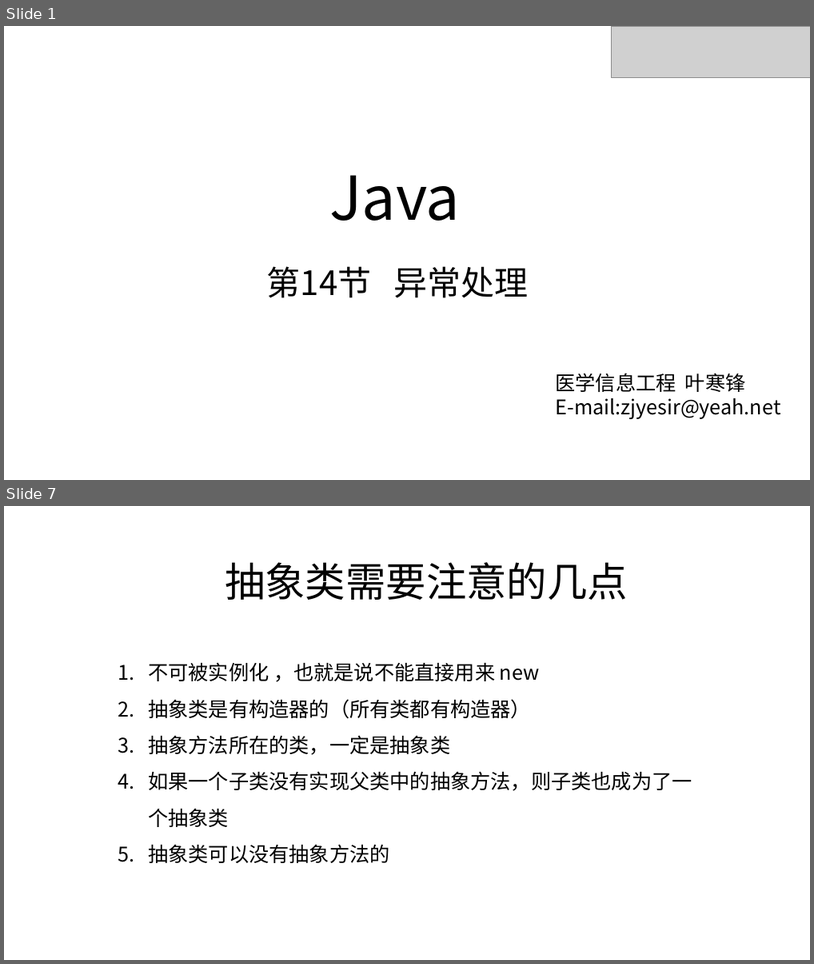
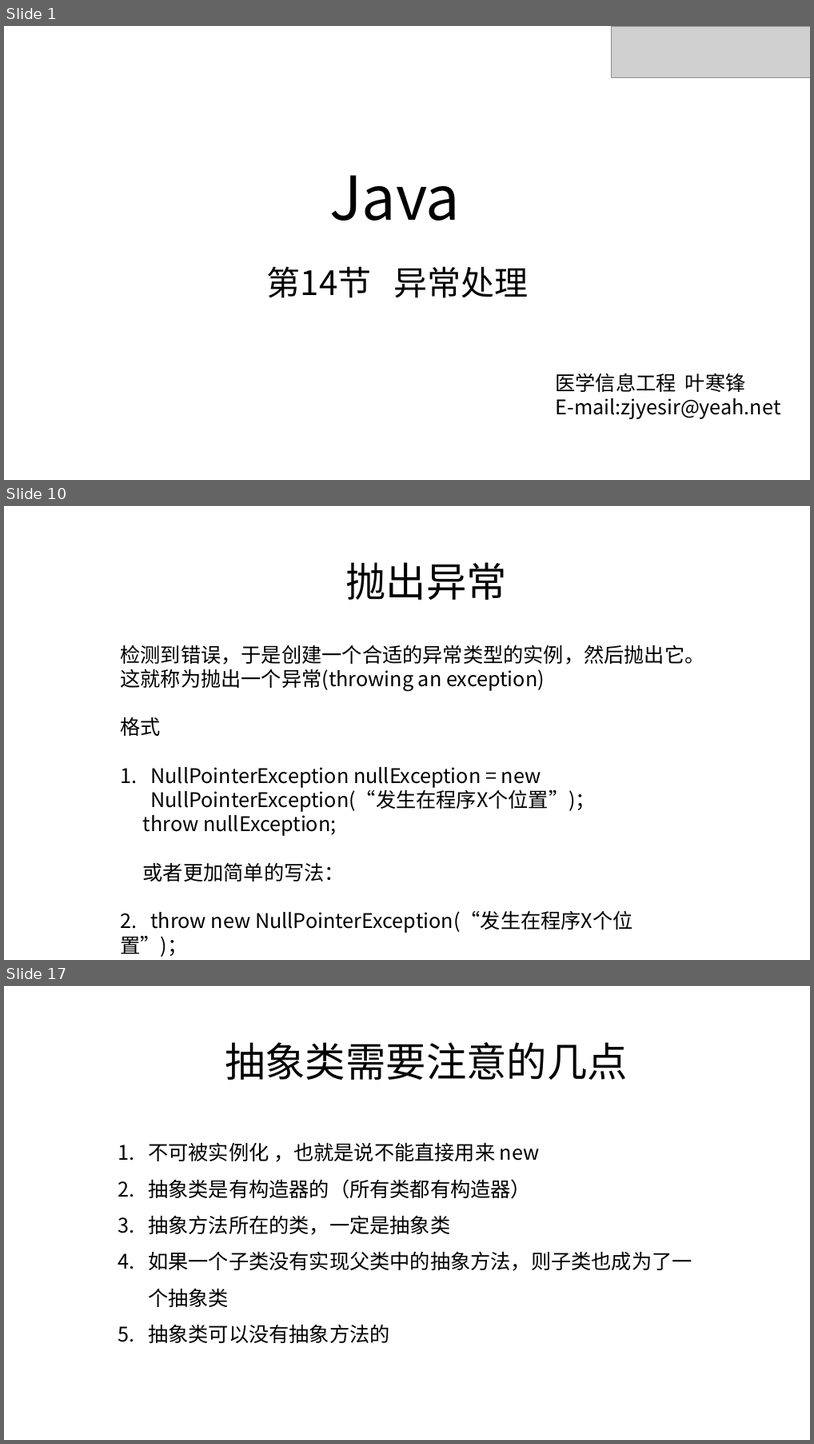
Before and after one commit to zjyesir/hmc_java_1, a slide deck: ppt/14.异常处理.pptx. Shown one above the other, each under a label of ours: slides 1 and 7 before the commit, slides 1, 10 and 17 after it; the slides between them are not shown. The pictures are 814x964 and 814x1444 pixels, drawn with LibreOffice and Linux fonts; fonts in the diff are those of the drawing; grey boxes stand for pictures; background and template pictures are left out. Boxes give left, top, right and bottom in pixels: in the first picture for what was removed or moved away, otherwise in the second. Text is boxed around its words. In the diff, an @@ line names an element or a change of style, - is before the commit and + after.

```diff
--- a/ppt/14.异常处理.pptx
+++ b/ppt/14.异常处理.pptx
@@ slide 10 added at (4,506,810,960), background picture (left out) @@
@@ text added at (346,562,507,600), 48 pt, text #000000 @@
+抛出异常
@@ text added at (121,644,706,932), 24 pt, text #000000 @@
+检测到错误，于是创建一个合适的异常类型的实例，然后抛出它。这就称为抛出一个异常(throwing an exception)
+格式
+1. NullPointerException nullException = new NullPointerException(“发生在程序X个位置”)；
+throw nullException;
+或者更加简单的写法：
+2. throw new NullPointerException(“发生在程序X个位置”)；
@@ what was slide 7 is now slide 17 @@
```
Also in this commit, not shown: 2 slides changed, 12 other slides added, 3 slides removed, 1 other file.
